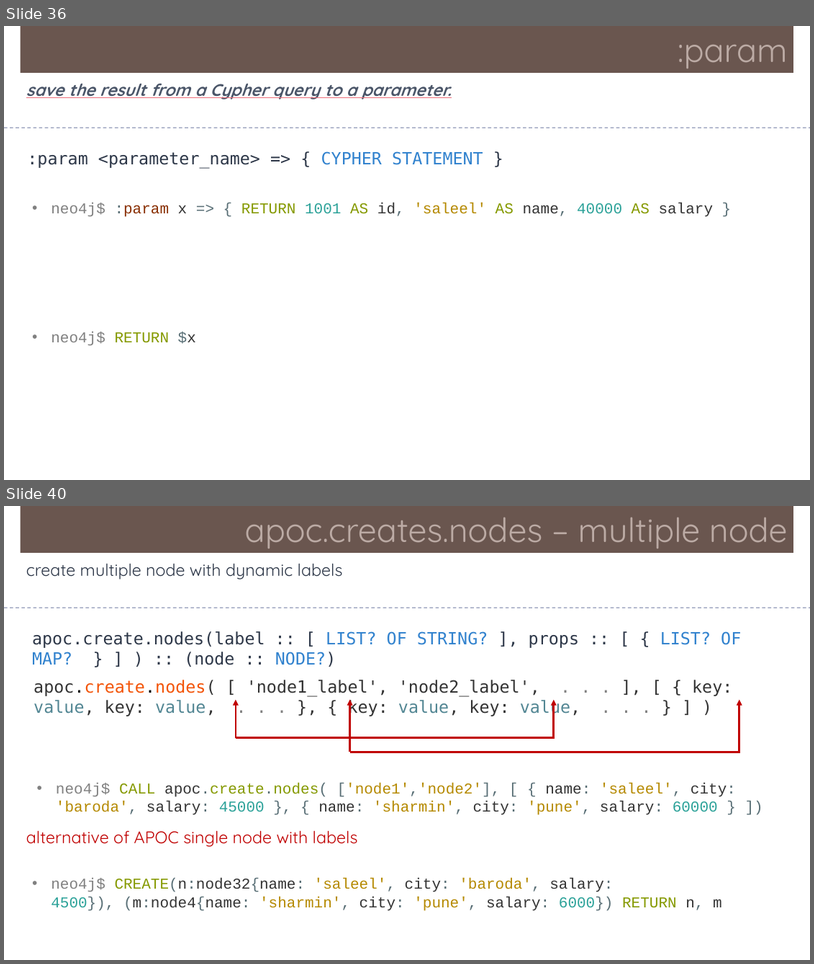
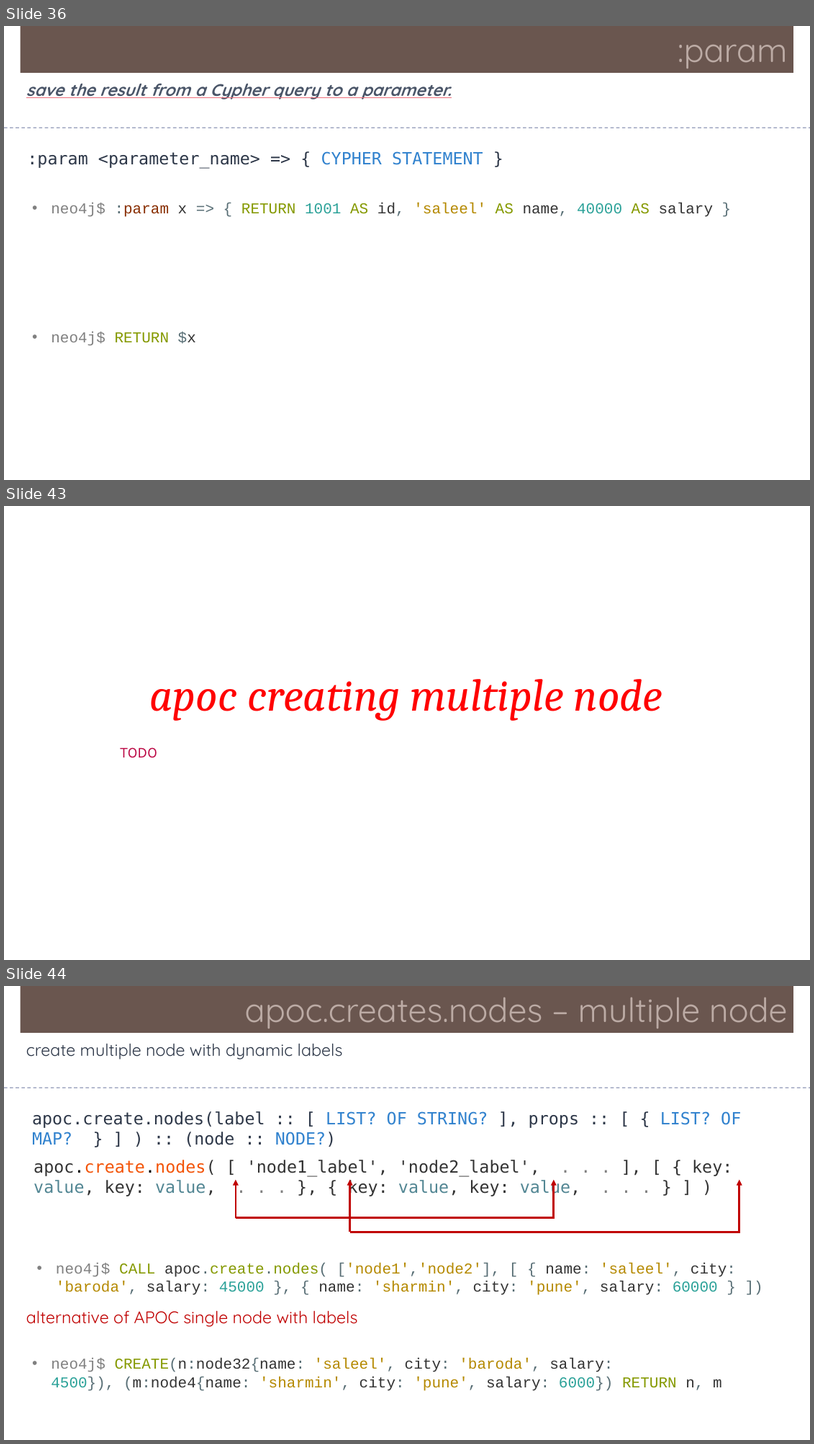
Before and after one commit to Saleel-Bagde/PPT-s, a slide deck: Neo4j.pptx. Shown one above the other, each under a label of ours: slides 36 and 40 before the commit, slides 36, 43 and 44 after it; the slides between them are not shown. The pictures are 814x964 and 814x1444 pixels, drawn with LibreOffice and Linux fonts; fonts in the diff are those of the drawing. Boxes give left, top, right and bottom in pixels: in the first picture for what was removed or moved away, otherwise in the second. Text is boxed around its words. In the diff, an @@ line names an element or a change of style, - is before the commit and + after.

```diff
--- a/Neo4j.pptx
+++ b/Neo4j.pptx
@@ slide 43 added at bbox=[4, 506, 810, 960], background #FFFFFF @@
@@ text added at bbox=[150, 679, 664, 721], 54 pt, text #FF0000, italic @@
+apoc creating multiple node
@@ text added at bbox=[120, 747, 157, 758], 18 pt, text #BB0643 @@
+TODO
@@ what was slide 40 is now slide 44 @@
```
Also in this commit, not shown: 5 slides changed, 4 other slides added.
